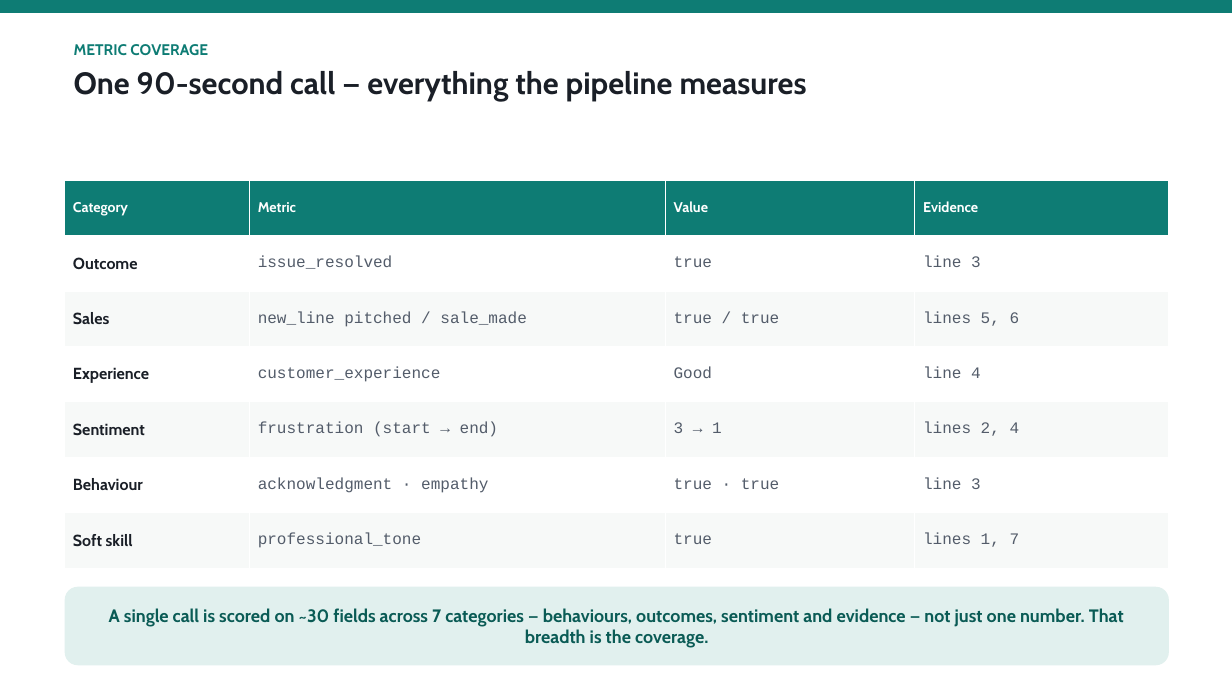
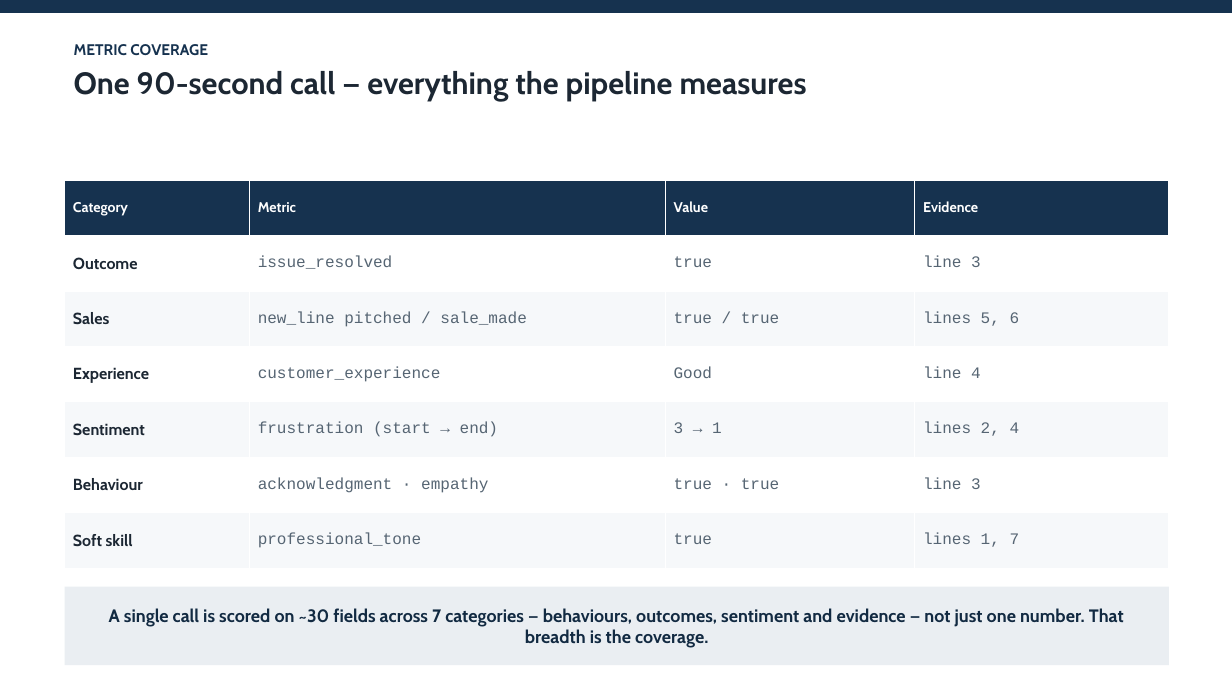
Before and after one commit to shyamanugu/LLMOps, a slide deck: slide 5 of usecases/ai_pipeline 2/docs/APIX_Metrics_Discussion.pptx. Drawn at 1232x693 pixels with LibreOffice and Linux fonts; fonts in the diff are those of the drawing. Boxes give left, top, right and bottom in pixels: in the first picture for what was removed or moved away, otherwise in the second. Text is boxed around its words. In the diff, an @@ line names an element or a change of style, - is before the commit and + after.

```diff
--- a/usecases/ai_pipeline 2/docs/APIX_Metrics_Discussion.pptx
+++ b/usecases/ai_pipeline 2/docs/APIX_Metrics_Discussion.pptx
@@ rectangle at box(0, 0, 1232, 13): fill #0E7C74 to #16324F @@
@@ text "METRIC COVERAGE" at box(74, 44, 807, 100): text colour #0E7C74 to #16324F in "METRIC COVERAGE"; text colour #1A1F27 to #1C2733 in "One 90-second call — everything the pipeline ..." @@
@@ table at box(65, 180, 1169, 624) @@
@@ fill #0E7C74 to #16324F in row 1 @@
@@ fill #F7F9F8 to #F6F8FA in 12 cells @@
@@ text colour #1A1F27 to #1C2733 in "Outcome", "Sales", "Experience", "Sentiment" and 3 more places @@
@@ text colour #535C6A to #566573 in "issue_resolved", "true", "line 3", "new_line pitched / sale_made" and 17 more places @@
@@ rectangle "A single call is scored ..." at box(65, 587, 1169, 665): text colour #0A5B55 to #122A42; rounded rectangle to rectangle; fill #E1F0EE to #EAEEF2 @@
```
Also in this commit, not shown: 7 other slides changed, 1 other file.
